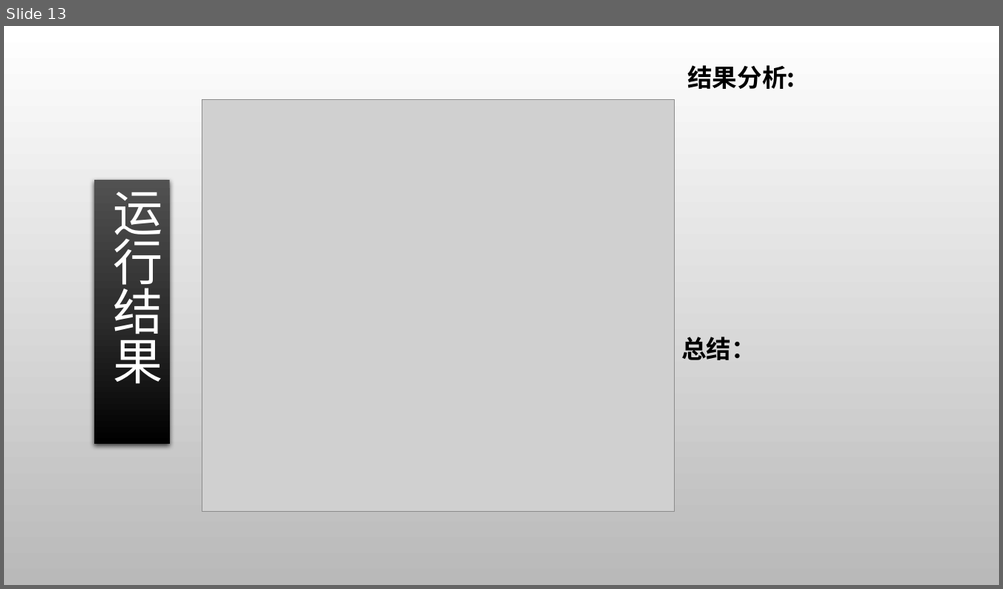
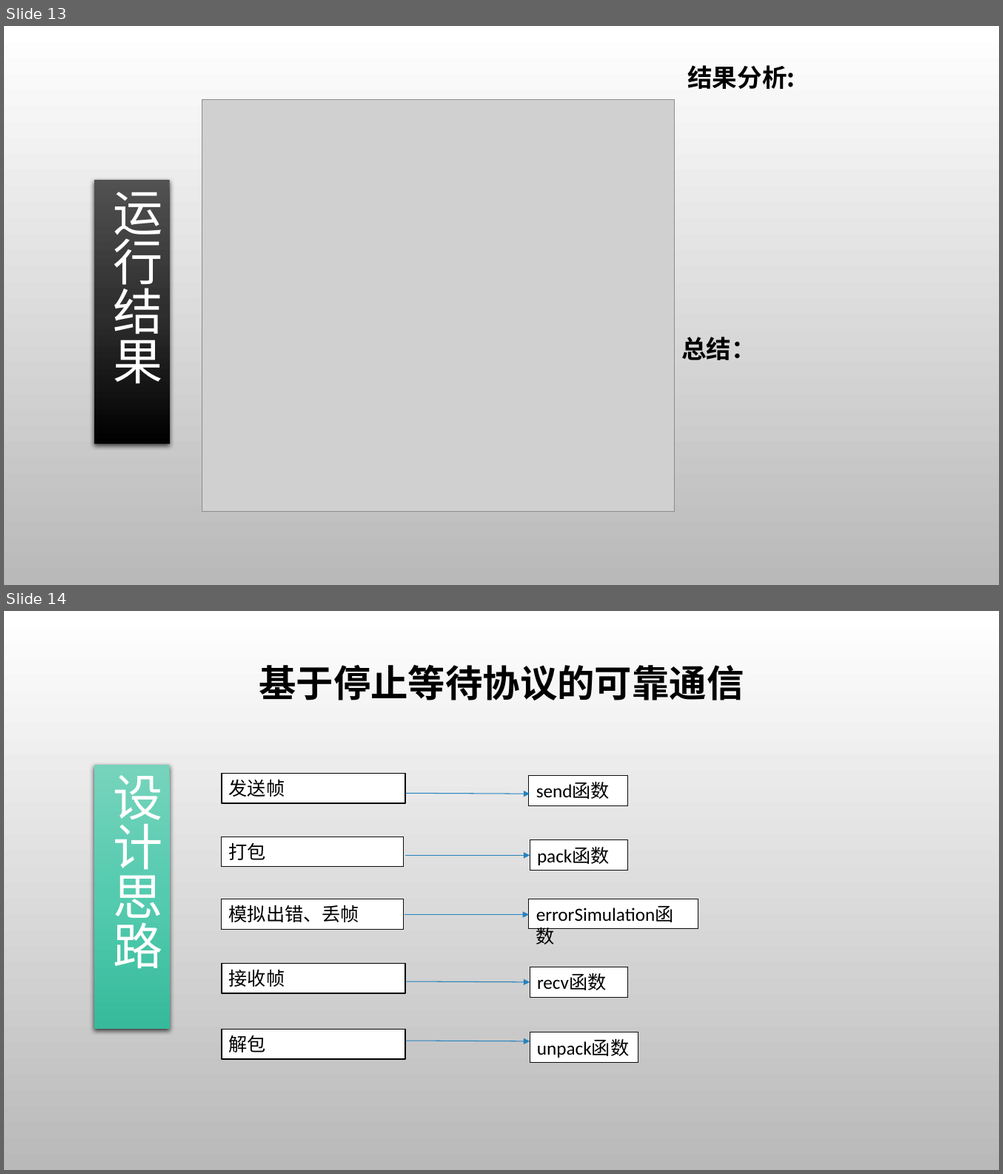
Before and after one commit to Tim-xiaofan/computer_network, a slide deck: python/ppt/ppt-chapter3.pptx. Shown one above the other, each under a label of ours: slide 13 before the commit, slides 13 and 14 after it. The pictures are 1003x589 and 1003x1174 pixels, drawn with LibreOffice and Linux fonts; fonts in the diff are those of the drawing; grey boxes stand for pictures; background and template pictures are left out. Boxes give left, top, right and bottom in pixels: in the first picture for what was removed or moved away, otherwise in the second. Text is boxed around its words. In the diff, an @@ line names an element or a change of style, - is before the commit and + after.

```diff
--- a/python/ppt/ppt-chapter3.pptx
+++ b/python/ppt/ppt-chapter3.pptx
@@ slide 14 added at (4, 611, 999, 1170), background picture (left out) @@
@@ text added at (259, 665, 743, 701), 36 pt, text #000000, bold @@
+基于停止等待协议的可靠通信
@@ rectangle added at (94, 765, 170, 1029), fill gradient #77D4BC to #54CBAF to #36BA9C, 48 pt, text #FFFFFF @@
+设计思路
@@ rectangle added at (221, 774, 405, 803), fill #FFFFFF, outline #000000 1.25 pt, 18 pt, text #000000 @@
+发送帧
@@ rectangle added at (529, 776, 627, 806), fill #FFFFFF, outline #0D0D0D 0.75 pt, 18 pt, text #000000 @@
+send函数
@@ arrow added from (405, 793) to (529, 794), #2683BF 0.75 pt @@
@@ rectangle added at (221, 837, 403, 867), fill #FFFFFF, outline #0D0D0D 0.75 pt, 18 pt, text #000000 @@
+打包
@@ rectangle added at (529, 841, 627, 871), fill #FFFFFF, outline #0D0D0D 0.75 pt, 18 pt, text #000000 @@
+pack函数
@@ arrow added from (405, 856) to (529, 856), #2683BF 0.75 pt @@
@@ rectangle added at (221, 899, 403, 929), fill #FFFFFF, outline #0D0D0D 0.75 pt, 18 pt, text #000000 @@
+模拟出错、丢帧
@@ rectangle added at (529, 899, 698, 929), fill #FFFFFF, outline #0D0D0D 0.75 pt, 18 pt, text #000000 @@
+errorSimulation函数
@@ arrow added from (404, 914) to (529, 914), #2683BF 0.75 pt @@
@@ rectangle added at (221, 964, 405, 994), fill #FFFFFF, outline #000000 1.25 pt, 18 pt, text #000000 @@
+接收帧
@@ arrow added from (405, 982) to (529, 982), #2683BF 0.75 pt @@
@@ rectangle added at (529, 968, 627, 997), fill #FFFFFF, outline #0D0D0D 0.75 pt, 18 pt, text #000000 @@
+recv函数
@@ rectangle added at (221, 1030, 405, 1059), fill #FFFFFF, outline #000000 1.25 pt, 18 pt, text #000000 @@
+解包
@@ arrow added from (405, 1041) to (529, 1042), #2683BF 0.75 pt @@
@@ rectangle added at (529, 1033, 638, 1062), fill #FFFFFF, outline #0D0D0D 0.75 pt, 18 pt, text #000000 @@
+unpack函数
```
Also in this commit, not shown: 16 other slides added.
